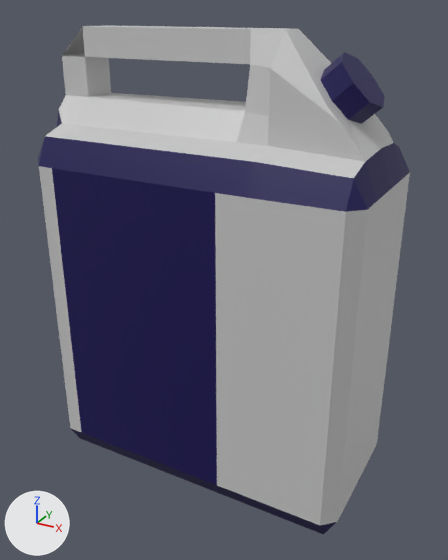
The FBX model Assets/Resources/Models/Location/Garage/plastic_botle.fbx as it was, and as the next commit left it.
One viewpoint serves both versions: a 50 mm camera at (2.23, -3.96, 3.65) aimed at (0.06, -0.01, 1.68). Arrows for +X, +Y and +Z are at lower left; the lights stay in place. Where no turn or scale is listed for an object, it has been applied to the vertices. Vertices at the same position are counted once.
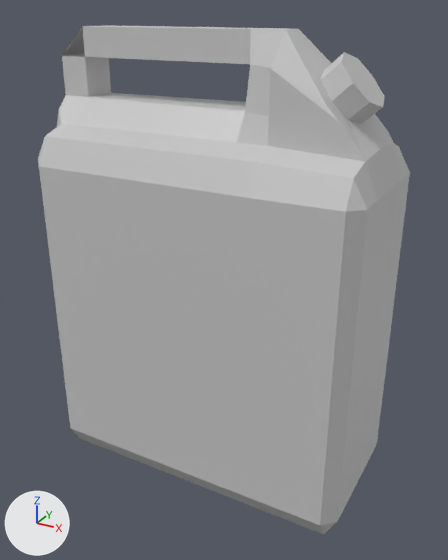
Where the newer file only moved an object's origin or applied its transform, the numbers keep the older frame.

What changed in the scene script:
```text
Change me_cube:
    where me_cube.from_pydata(...)  # 135 vertices, 133 faces; spans x -1.28..1.28, y -0.61..0.61, z -1.77..1.74
    used by ob_cube; location = (0.0, 0.0, 1.785)
    me_cube part 1: all 69 faces that had it switch from mat_second (dark blue #0f0052) to mat_base (its picture is missing)
```

Where the change shows, as pixel boxes (x1, y1, x2, y2) in the pictures (448 x 560 px):
part 1 of me_cube, recoloured (blue to grey): (38, 52, 410, 534) in both
